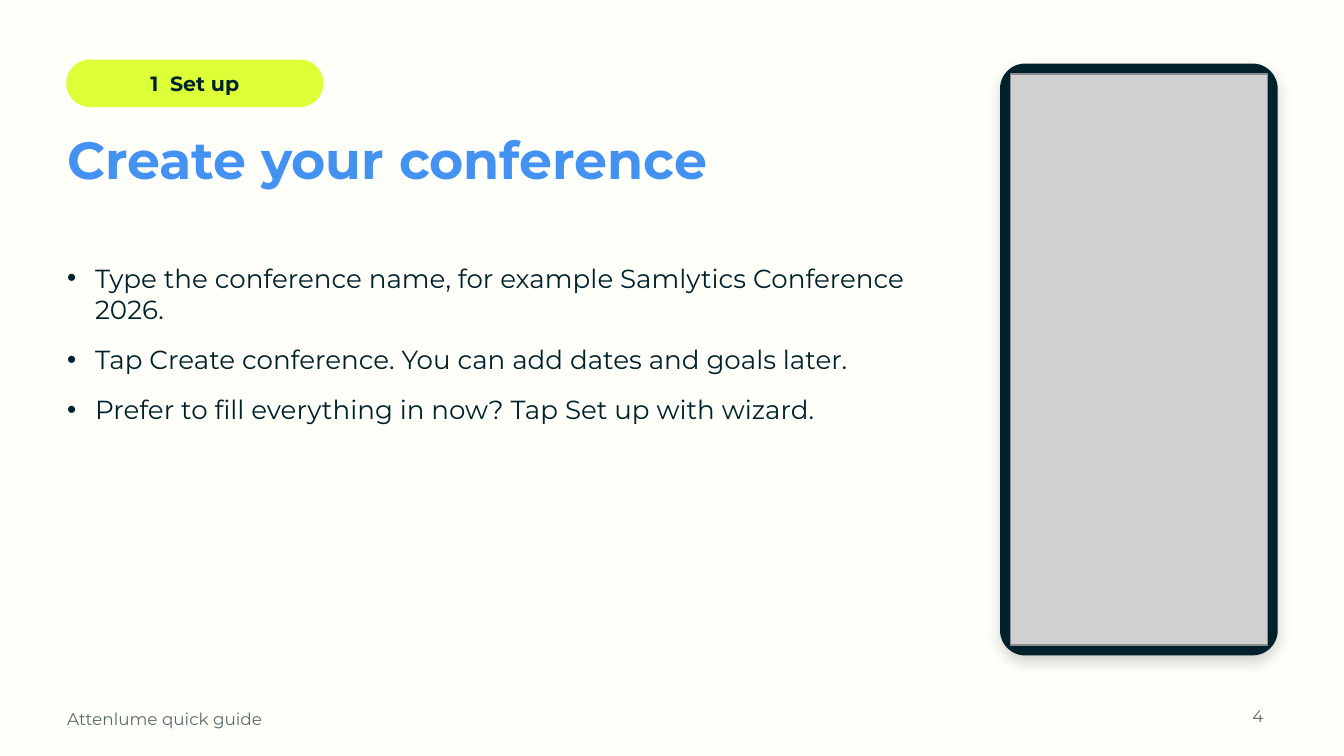
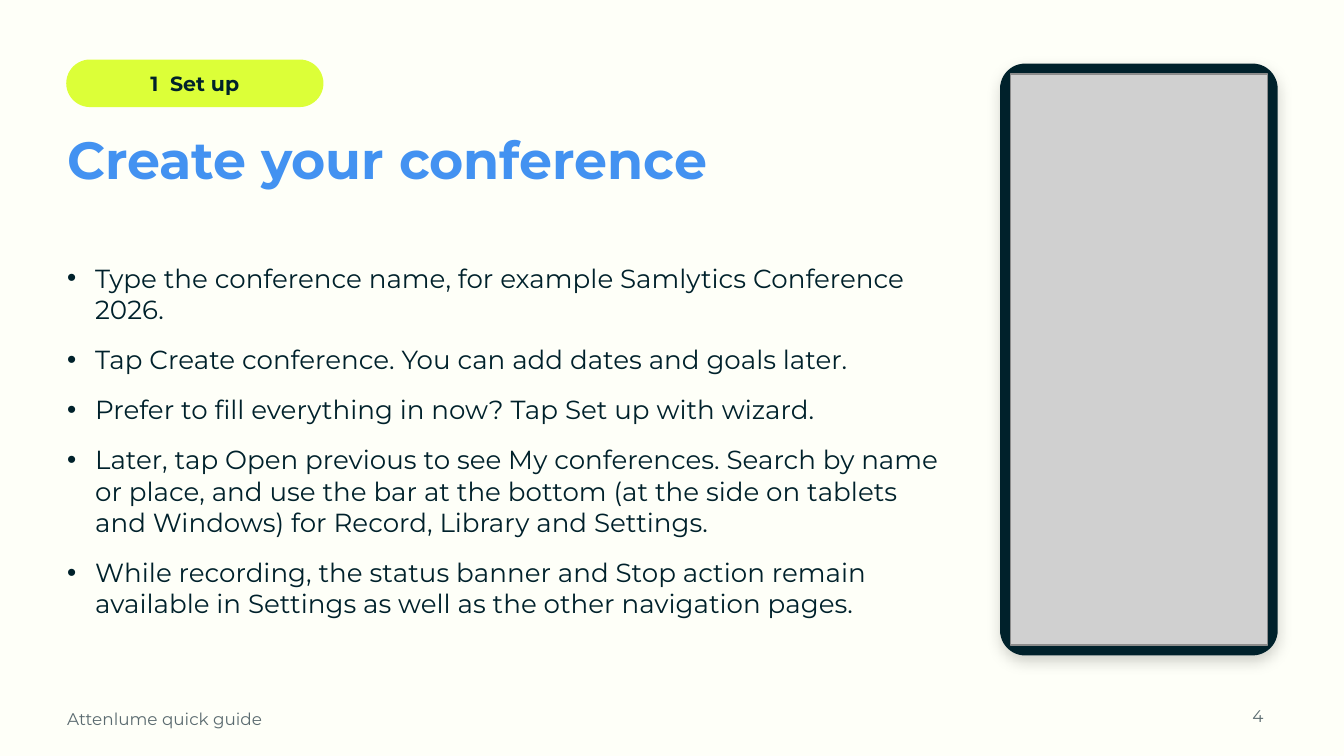
Before and after one commit to SamsonOluwaseun/attenlume, a slide deck: slide 4 of docs/user-guide/Attenlume-Quick-Guide.pptx. Drawn at 1344x756 pixels with LibreOffice and Linux fonts; fonts in the diff are those of the drawing; grey boxes stand for pictures; background and template pictures are left out. Boxes give left, top, right and bottom in pixels: in the first picture for what was removed or moved away, otherwise in the second. Text is boxed around its words. In the diff, an @@ line names an element or a change of style, - is before the commit and + after.

Commit message:
docs(guide): refresh verified navigation and review screenshots [FR-UI-09, P1-47]

```diff
--- a/docs/user-guide/Attenlume-Quick-Guide.pptx
+++ b/docs/user-guide/Attenlume-Quick-Guide.pptx
@@ text at [95, 449, 938, 619]: paragraphs added @@
+• Later, tap Open previous to see My conferences. Search by name or place, and use the bar at the bottom (at the side on tablets and Windows) for Record, Library and Settings.
+• While recording, the status banner and Stop action remain available in Settings as well as the other navigation pages.
```
Also in this commit, not shown: 5 other slides changed, 4 other files.
